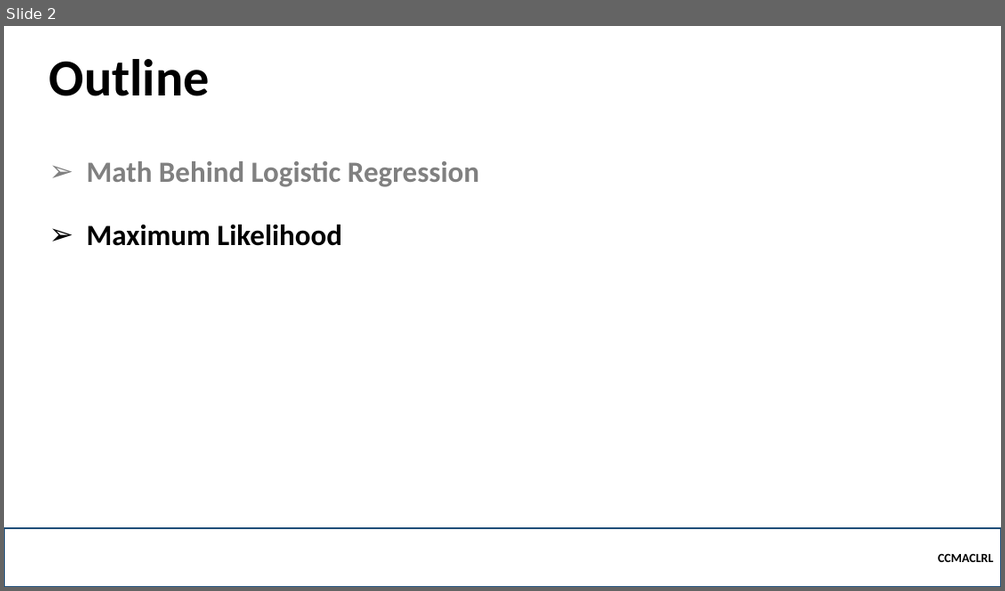
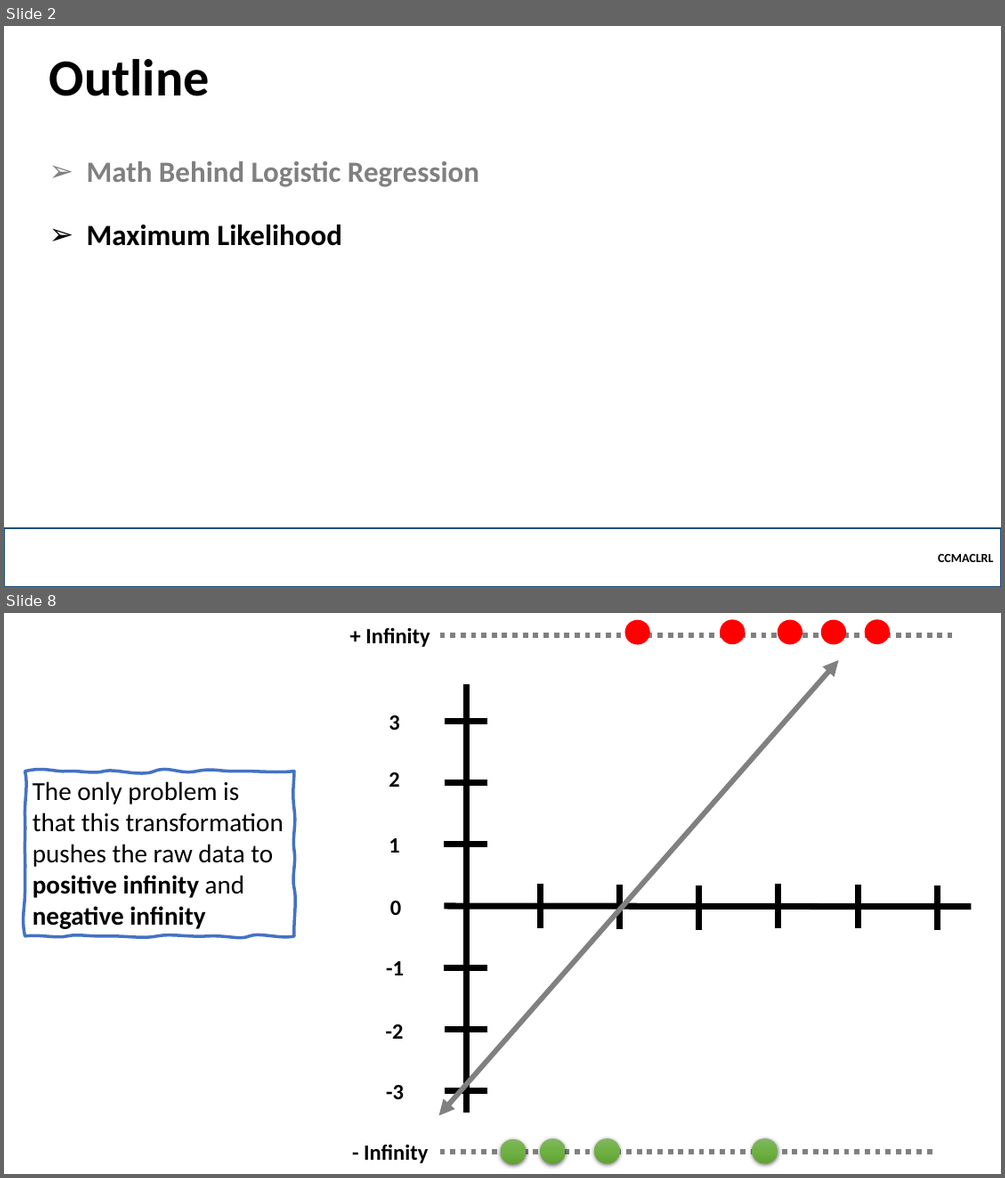
Before and after one commit to robitussin/CCMACLRL, a slide deck: 5 - Logistic Regression/Logistic Regression (Math).pptx. Shown one above the other, each under a label of ours: slide 2 before the commit, slides 2 and 8 after it; the slides between them are not shown. The pictures are 1005x591 and 1005x1178 pixels, drawn with LibreOffice and Linux fonts; fonts in the diff are those of the drawing; background and template pictures are left out. Boxes give left, top, right and bottom in pixels: in the first picture for what was removed or moved away, otherwise in the second. Text is boxed around its words. In the diff, an @@ line names an element or a change of style, - is before the commit and + after.

```diff
--- a/5 - Logistic Regression/Logistic Regression (Math).pptx
+++ b/5 - Logistic Regression/Logistic Regression (Math).pptx
@@ slide 8 added at [4, 613, 1001, 1174], background picture (left out) @@
@@ group added at [365, 620, 952, 647]: 5 ellipses, 1 text, 1 line @@
++ Infinity
@@ double arrow added from (439, 1116) to (839, 660), #808080 5 pt @@
@@ line added from (466, 1111) to (466, 684), #000000 6 pt @@
@@ text added at [388, 715, 399, 730], 21 pt, text #000000, bold @@
+3
@@ line added from (488, 721) to (445, 721), #000000 6 pt @@
@@ freeform shape added at [25, 771, 294, 936], outline #4472C4 3 pt, 25 pt, text #000000 @@
+The only problem is that this transformation pushes the raw data to positive infinity and negative infinity
@@ text added at [388, 772, 399, 787], 21 pt, text #000000, bold @@
+2
@@ line added from (488, 783) to (445, 783), #000000 6 pt @@
@@ text added at [388, 838, 399, 852], 21 pt, text #000000, bold @@
+1
@@ line added from (487, 844) to (444, 844), #000000 6 pt @@
@@ text added at [390, 900, 401, 915], 21 pt, text #000000, bold @@
+0
@@ line added from (444, 906) to (971, 907), #000000 6 pt @@
@@ line added from (540, 884) to (540, 928), #000000 6 pt @@
@@ line added from (619, 884) to (619, 929), #000000 6 pt @@
@@ line added from (699, 885) to (699, 929), #000000 6 pt @@
@@ line added from (778, 884) to (778, 928), #000000 6 pt @@
@@ line added from (858, 884) to (858, 929), #000000 6 pt @@
@@ line added from (938, 886) to (938, 930), #000000 6 pt @@
@@ text added at [386, 961, 404, 975], 21 pt, text #000000, bold @@
+-1
@@ line added from (487, 967) to (444, 967), #000000 6 pt @@
@@ text added at [386, 1024, 404, 1038], 21 pt, text #000000, bold @@
+-2
@@ line added from (488, 1030) to (445, 1030), #000000 6 pt @@
@@ text added at [386, 1085, 404, 1099], 21 pt, text #000000, bold @@
+-3
@@ line added from (488, 1091) to (445, 1091), #000000 6 pt @@
@@ group added at [364, 1139, 938, 1163]: 4 ellipses, 1 text, 1 line @@
+- Infinity
```
Also in this commit, not shown: 35 other slides added, 1 other file.
